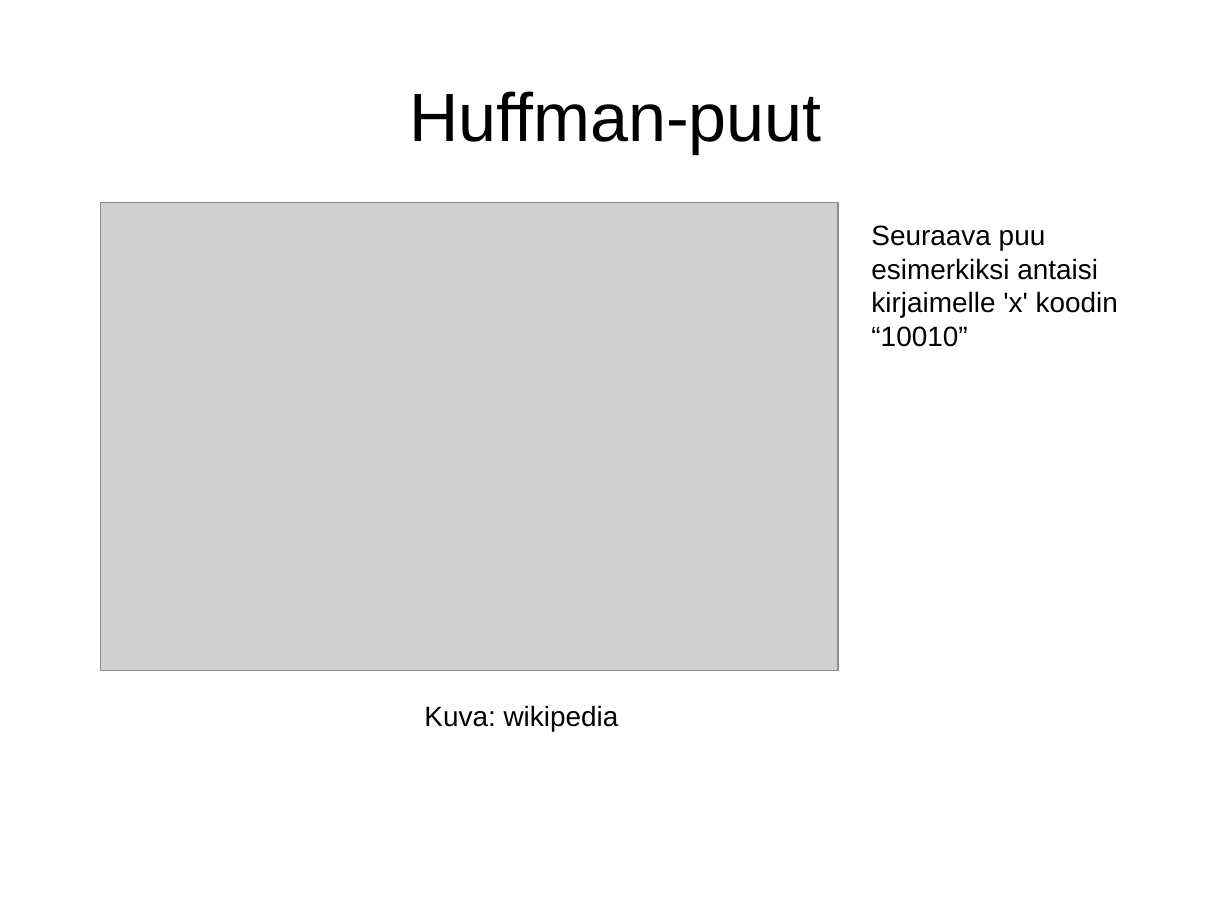
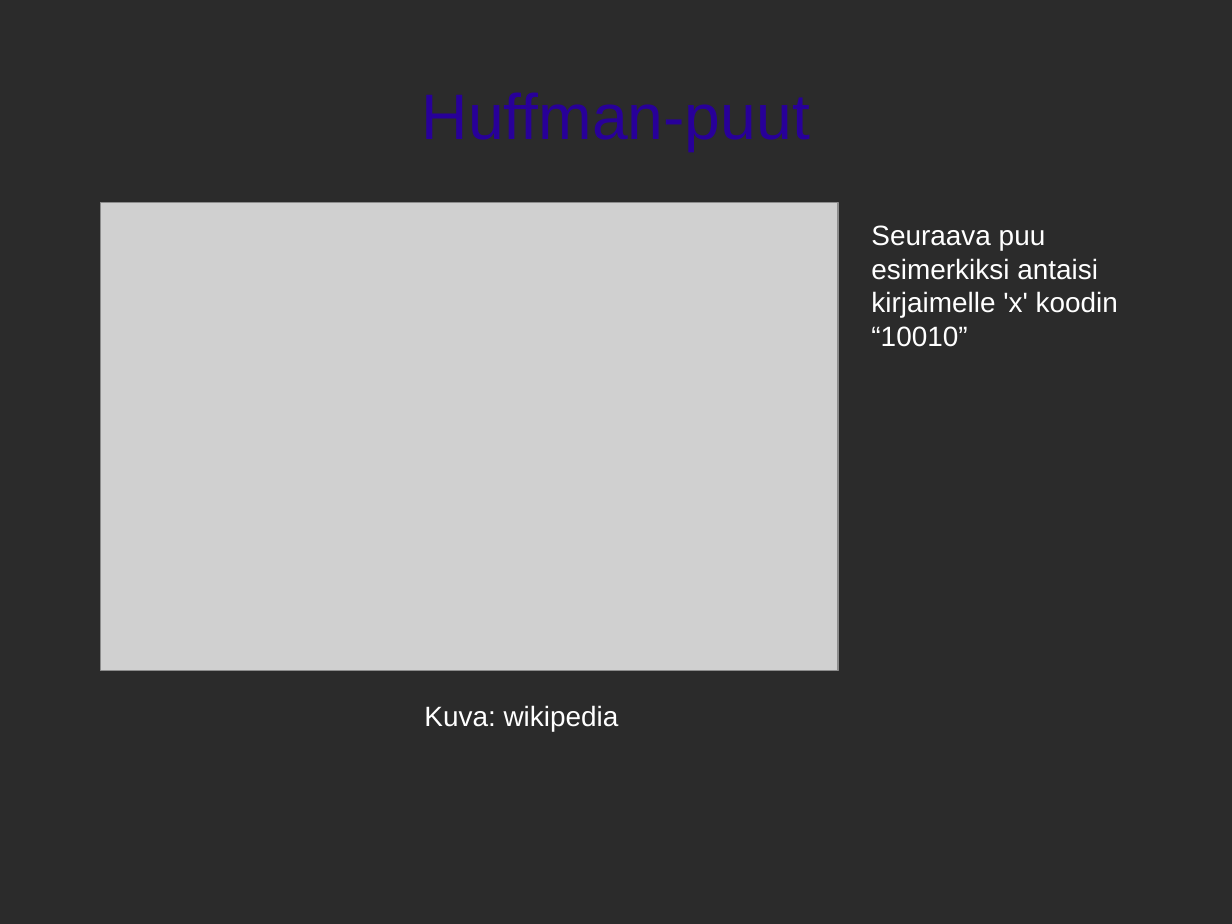
Before and after one commit to tobtobtob/tiralabra, a slide deck: slide 2 of Tiralabra/dokumentaatio/esitys.odp. Drawn at 1232x924 pixels with LibreOffice and Linux fonts; fonts in the diff are those of the drawing; grey boxes stand for pictures; background and template pictures are left out; a plain dark background stands for a picture behind light text. Boxes give left, top, right and bottom in pixels: in the first picture for what was removed or moved away, otherwise in the second. Text is boxed around its words. In the diff, an @@ line names an element or a change of style, - is before the commit and + after.

```diff
--- a/Tiralabra/dokumentaatio/esitys.odp
+++ b/Tiralabra/dokumentaatio/esitys.odp
@@ background #FFFFFF to picture (left out) @@
@@ title "Huffman-puut" at (422,92,810,151): size 44 to 41.4 pt, text colour #000000 to #280099 @@
@@ text "Seuraava puu esimerkiksi antaisi kirjaimelle ..." at (871,225,1118,347): text colour #000000 to #FFFFFF @@
@@ text "Kuva: wikipedia" at (424,705,619,731): text colour #000000 to #FFFFFF @@
```
Also in this commit, not shown: 3 other slides changed, 3 other files.
